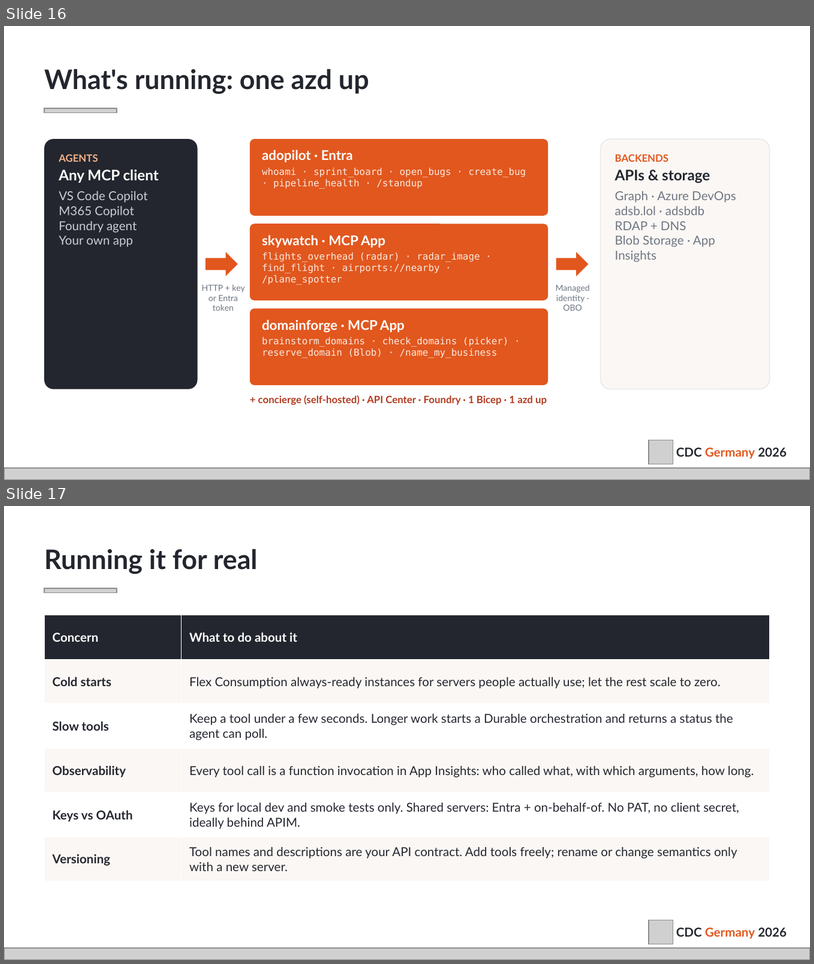
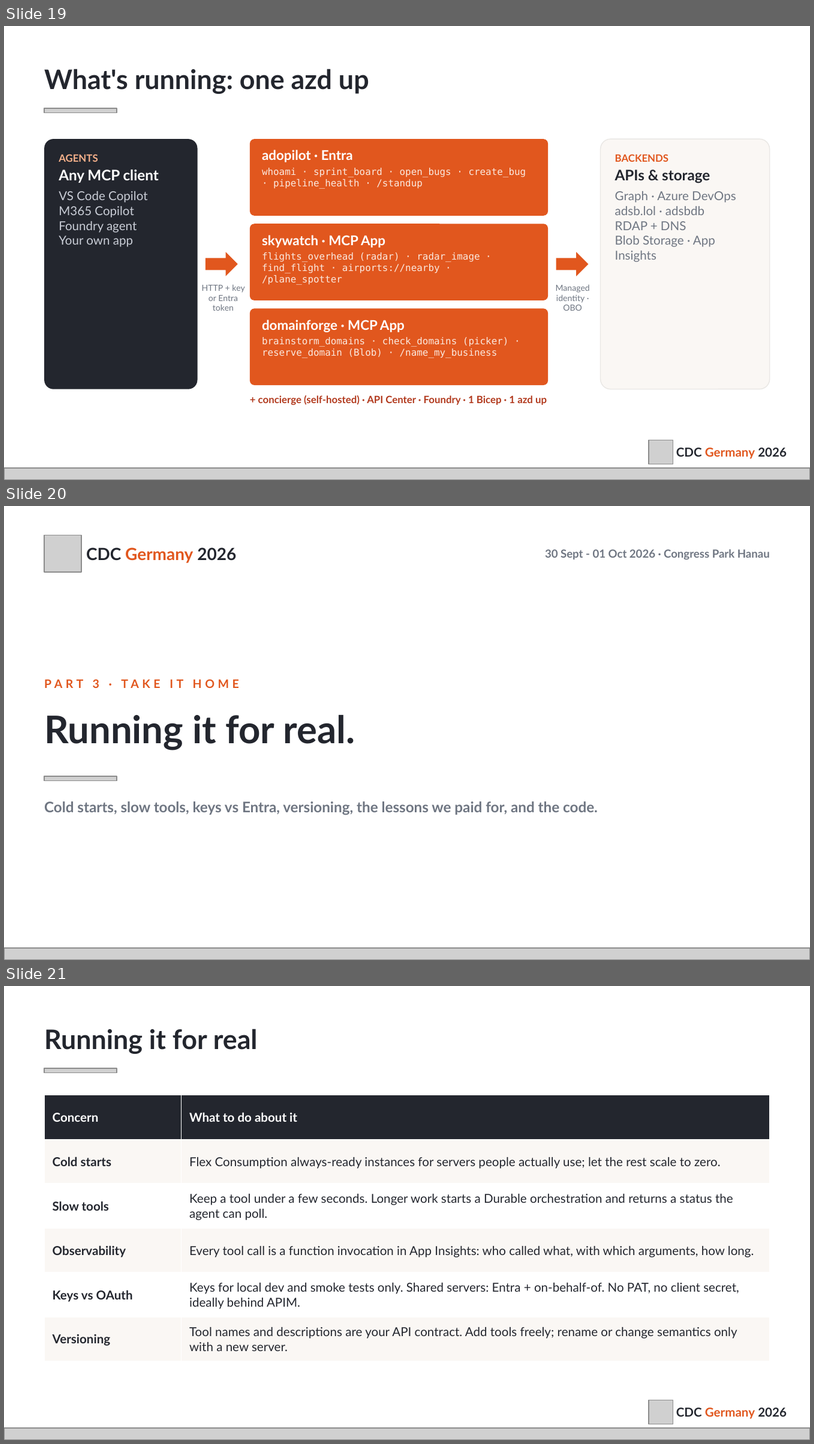
Before and after one commit to bakionur/azure-functions-mcp-cdc, a slide deck: docs/CDC2026_Okutucu_MCP-Azure-Functions.pptx. Shown one above the other, each under a label of ours: slides 16 and 17 before the commit, slides 19, 20 and 21 after it. The pictures are 814x964 and 814x1444 pixels, drawn with LibreOffice and Linux fonts; fonts in the diff are those of the drawing; grey boxes stand for pictures. Boxes give left, top, right and bottom in pixels: in the first picture for what was removed or moved away, otherwise in the second. Text is boxed around its words. In the diff, an @@ line names an element or a change of style, - is before the commit and + after.

```diff
--- a/docs/CDC2026_Okutucu_MCP-Azure-Functions.pptx
+++ b/docs/CDC2026_Okutucu_MCP-Azure-Functions.pptx
@@ slide 20 added at bbox=[4, 506, 810, 960], background #FFFFFF @@
@@ picture added at bbox=[44, 535, 81, 572] @@
@@ text added at bbox=[86, 547, 236, 563], 15 pt, text #23262E, bold @@
+CDC Germany 2026
@@ text added at bbox=[545, 549, 770, 560], 10 pt, text #6F7682, bold @@
+30 Sept - 01 Oct 2026 · Congress Park Hanau
@@ text added at bbox=[93, 679, 217, 744], 10.5 pt, text #E1571E, bold @@
+PART 3 · TAKE IT HOME
@@ text added at bbox=[44, 715, 355, 750], 34 pt, text #23262E, bold @@
+Running it for real.
@@ picture added at bbox=[44, 776, 117, 781] @@
@@ text added at bbox=[44, 801, 598, 815], 13 pt, text #6F7682, bold @@
+Cold starts, slow tools, keys vs Entra, versioning, the lessons we paid for, and the code.
@@ picture added at bbox=[4, 947, 810, 959] @@
@@ what was slide 16 is now slide 19 @@
@@ what was slide 17 is now slide 21 @@
```
Also in this commit, not shown: 3 slides changed, 6 other slides added, 3 slides removed.
